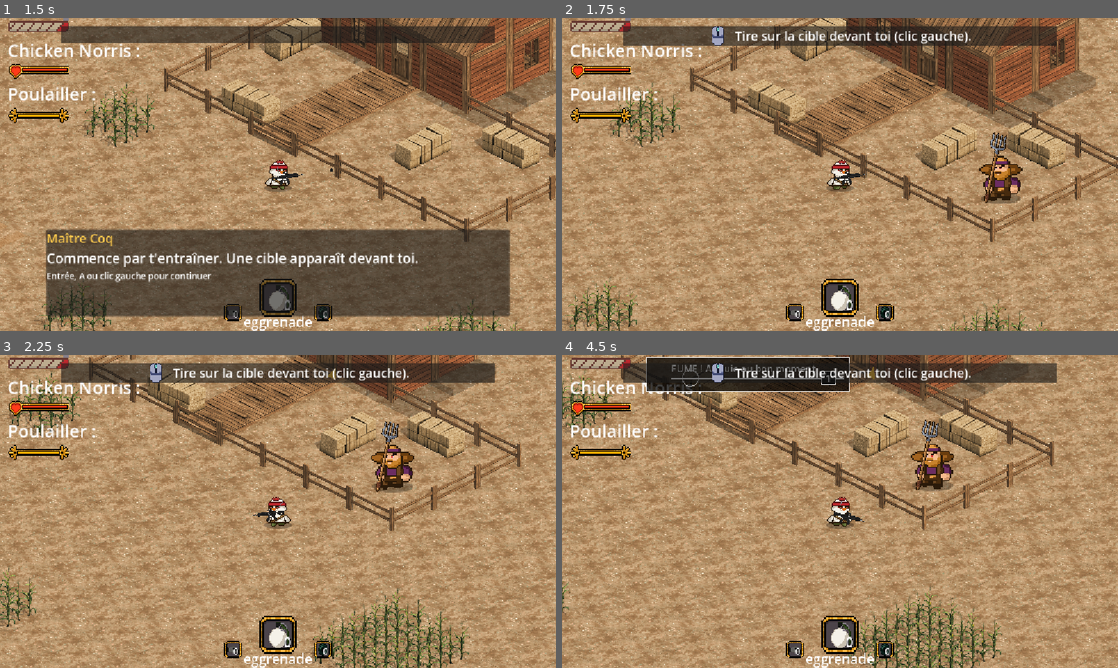
Above: before the commit, frames 1-4 (two rows, left to right).
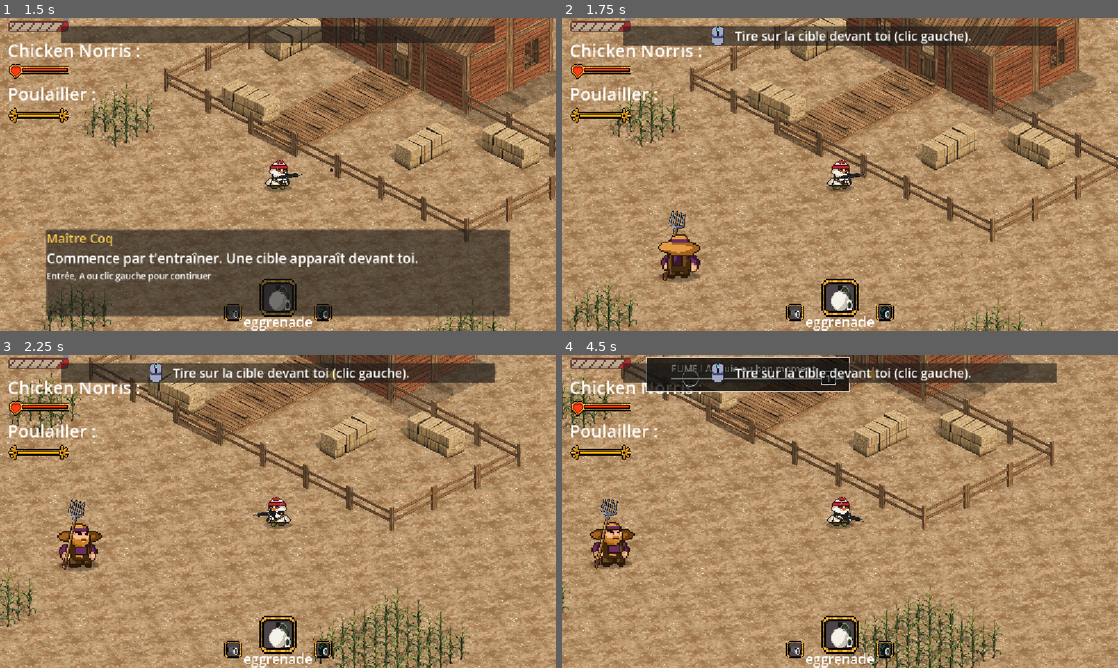
Above: after the commit, the same moments.

Repository: Xuniy/EpicFails_ezwinGameJam
Game: Godot game, scene res://scences/title_screen.tscn
Same seed, same stepped clock (60 frames per second), same inputs: the game is played once before the commit and once after it.
Inputs (mouse positions are in pixels of both pictures, inside the frame that each line leads up to):
- Up to frame 1 (1.5 s): click "Play" at 0.5 s; tap Enter at 1.25 s; move the mouse to (400, 158) at 1.27 s; hold D (droite) from 1.28 s (still down); tap 1 at 1.35 s; click (400, 158) at 1.42 s
- Up to frame 2 (1.75 s): keep holding D (droite); tap Space at 1.52 s
- Up to frame 3 (2.25 s): move the mouse to (166, 527) at 2.02 s; release D (droite) at 2.03 s; hold S (bas) from 2.03 s (still down); tap 2 at 2.1 s
- Up to frame 4 (4.5 s): tap Space at 2.27, 3.77 s; move the mouse to (895, 442) at 2.77 s; release S (bas) at 2.78 s; hold D (droite) 2.78-3.53 s; tap 3 at 2.85 s; move the mouse to (812, 574) at 3.52 s; hold W (haut) 3.53-4.28 s; tap 4 at 3.6 s; click (812, 574) at 3.67 s; move the mouse to (1006, 558) at 4.27 s; hold A (gauche) from 4.28 s (still down); tap Enter at 4.35 s

Frame 1 is identical in both runs. In frame 2, 2.0% of the frame differs, in the area x 17-83%, y 36-85%; in frame 3, 2.0%, in the area x 10-75%, y 21-70%; in frame 4, 2.0%.

Commit message:
Tutoriel : ordre pearl/switch, ennemis hors enceinte du poulailler, joint validé après une bonne touche
Co-Authored-By: Claude Haiku 5.5 <noreply@anthropic.com>
Claude-Session: https://claude.ai/code/session_01UwiPo7oy1NG6R3wQqBUMa4

Diff:
--- a/scripts/tutorial_overlay.gd
+++ b/scripts/tutorial_overlay.gd
@@ -16,10 +16,14 @@
 const BUBBLE_TIME: float = 8.0
 # Joint figé pendant le tutoriel : durée énorme = décroissance quasi nulle.
 const FROZEN_DURATION: float = 1.0e9
+# Centre de l'enceinte du poulailler (relatif à son origine) et rayon à garder libre d'ennemis.
+const POULAILLER_CENTER := Vector2(-80.0, 140.0)
+const SAFE_RADIUS: float = 560.0
 
 # Référence untyped volontairement : les méthodes du joueur et du HUD sont appelées dynamiquement.
 var player
 var joint
+var poulailler: Node2D
 var enemies_root: Node
 var is_xbox: bool = false
 var joint_duration: float = 45.0
@@ -47,6 +51,7 @@
 		joint_duration = joint.duration
 		joint.duration = FROZEN_DURATION
 		joint.amount = 1.0
+	poulailler = scene.get_node_or_null("poulailler") as Node2D
 	enemies_root = scene.get_node_or_null("Enemies")
 	if enemies_root == null:
 		enemies_root = scene
@@ -126,13 +131,13 @@
 		{"type": "objective", "kind": "kill", "group": "target",
 			"pc": "Tire sur la cible devant toi (clic gauche).", "xbox": "Tire sur la cible devant toi (RT).",
 			"icon_pc": ICON_MOUSE, "icon_xbox": ICON_RT, "say": ""},
+		{"type": "objective", "kind": "pick", "item": "tp",
+			"pc": "Ramasse l'eggder pearl.", "xbox": "Ramasse l'eggder pearl.",
+			"say": "Elle a laissé une eggder pearl : ramasse-la en marchant dessus."},
 		{"type": "objective", "kind": "switch",
 			"pc": "Change d'objet : molette de la souris.", "xbox": "Change d'objet : LB ou RB.",
 			"icon_pc": ICON_MOUSE, "icon_xbox": ICON_LB,
 			"say": "Change d'objet avec la molette, ou avec LB et RB à la manette."},
-		{"type": "objective", "kind": "pick", "item": "tp",
-			"pc": "Ramasse l'eggder pearl.", "xbox": "Ramasse l'eggder pearl.",
-			"say": "Elle a laissé une eggder pearl : ramasse-la en marchant dessus."},
 		{"type": "objective", "kind": "use", "item": "tp",
 			"pc": "Lance l'eggder pearl : clic droit maintenu, puis clic gauche.",
 			"xbox": "Lance l'eggder pearl : LT maintenu, puis RT.",
@@ -216,6 +221,8 @@
 			entry["baseline"] = _count(entry["item"])
 		"switch":
 			entry["baseline"] = player.selected_index
+		"joint":
+			entry["baseline"] = joint.amount if joint != null else 0.0
 	var say: String = entry.get("say", "")
 	if say != "":
 		_show_bubble(say)
@@ -234,7 +241,10 @@
 		"switch":
 			return entry.has("baseline") and player.selected_index != entry["baseline"]
 		"joint":
-			return joint == null or joint.amount >= 1.0
+			# Fini dès qu'une bonne touche a fait monter le joint (ou joint plein).
+			if joint == null or joint.amount >= 1.0:
+				return true
+			return entry.has("baseline") and joint.amount > entry["baseline"] + 0.05
 		"always":
 			return true
 	# Réplique bloquante : terminée quand la bulle est fermée.
@@ -266,17 +276,41 @@
 		get_viewport().set_input_as_handled()
 
 
-# Vagues : positions relatives au joueur, au moment où l'étape commence.
+# Vagues : placées à l'opposé du poulailler et jamais dans son enceinte.
+func _pole_centre() -> Vector2:
+	return poulailler.global_position + POULAILLER_CENTER if poulailler else player.global_position
+
+
+func _away_dir() -> Vector2:
+	var away: Vector2 = player.global_position - _pole_centre()
+	if away.length() < 1.0:
+		return Vector2.LEFT
+	return away.normalized()
+
+
+# offset.x : distance depuis le joueur, dans le sens opposé au poulailler ; offset.y : décalage latéral.
+func _place(offset: Vector2) -> Vector2:
+	var away := _away_dir()
+	var pos: Vector2 = player.global_position + away * offset.x + away.orthogonal() * offset.y
+	var centre := _pole_centre()
+	var dir: Vector2 = pos - centre
+	if dir.length() < SAFE_RADIUS:
+		if dir.length() < 1.0:
+			dir = away
+		pos = centre + dir.normalized() * SAFE_RADIUS
+	return pos
+
+
 func _wave_target() -> void:
-	groups["target"] = [_spawn_enemy(player.global_position + Vector2(300, 0), "tp")]
+	groups["target"] = [_spawn_enemy(_place(Vector2(300, 0)), "tp")]
 
 
 func _wave_second() -> void:
-	groups["second"] = [_spawn_enemy(player.global_position + Vector2(-260, -160), "grenade")]
+	groups["second"] = [_spawn_enemy(_place(Vector2(260, -160)), "grenade")]
 
 
 func _wave_small() -> void:
-	var centre: Vector2 = player.global_position + Vector2(320, 0)
+	var centre: Vector2 = _place(Vector2(320, 0))
 	groups["small"] = [
 		_spawn_enemy(centre + Vector2(-50, -30), ""),
 		_spawn_enemy(centre + Vector2(50, -30), ""),
@@ -285,7 +319,7 @@
 
 
 func _wave_big() -> void:
-	var centre: Vector2 = player.global_position + Vector2(480, -120)
+	var centre: Vector2 = _place(Vector2(480, -120))
 	var big: Array = []
 	for i in 8:
 		big.append(_spawn_enemy(centre + Vector2.RIGHT.rotated(TAU * i / 8.0) * 90.0, ""))
